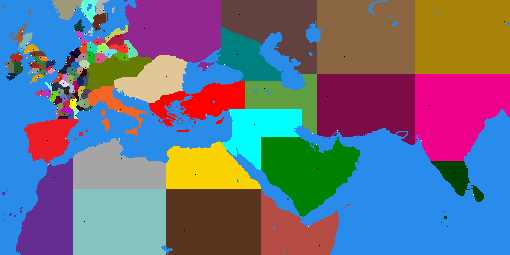
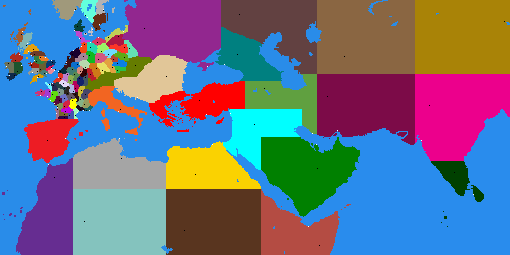
Layers edited between the first and the second 510 × 255 image:
painted on "map_regions" over (x1=87, y1=55, x2=136, y2=81)
